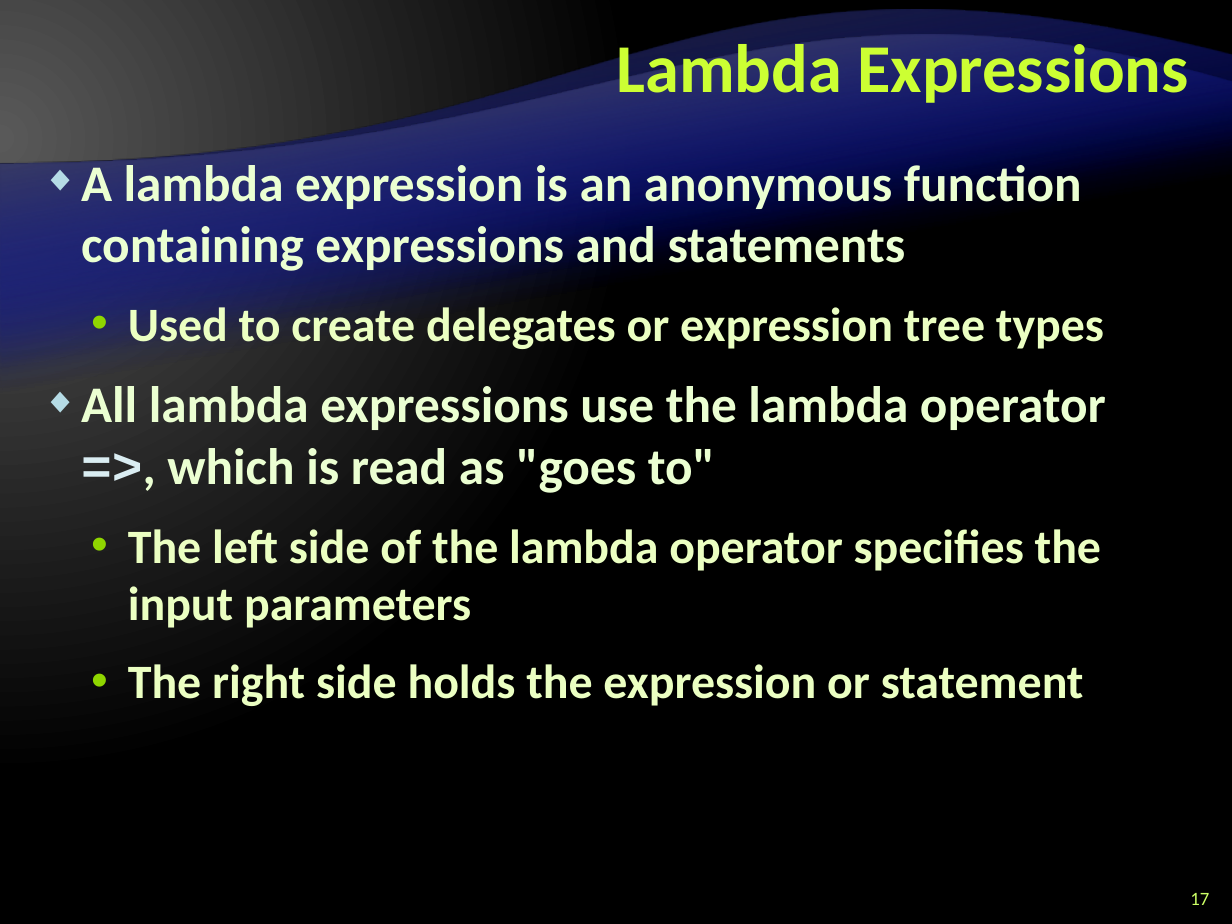
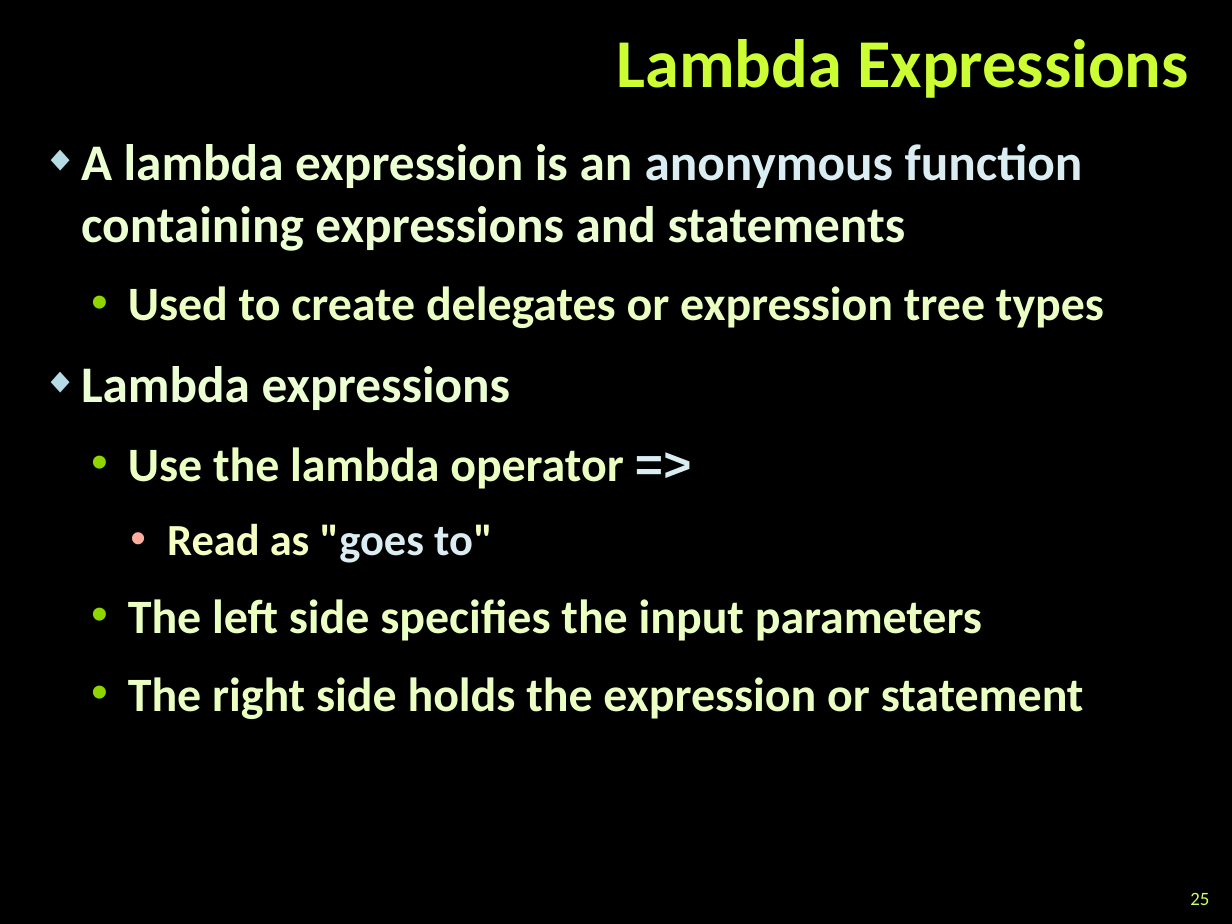
Before and after one commit to zlatkov/Telerik-Academy, a slide deck: slide 25 of C#OOP/Extension-Methods-Delegates-Lambda-LINQ.pptx (slide 17 before the commit). Drawn at 1232x924 pixels with LibreOffice and Linux fonts; fonts in the diff are those of the drawing; background and template pictures are left out. Boxes give left, top, right and bottom in pixels: in the first picture for what was removed or moved away, otherwise in the second. Text is boxed around its words. In the diff, an @@ line names an element or a change of style, - is before the commit and + after.

Commit message:
Added the new tasks to Extension Methods, Delegates,....

```diff
--- a/C#OOP/Extension-Methods-Delegates-Lambda-LINQ.pptx
+++ b/C#OOP/Extension-Methods-Delegates-Lambda-LINQ.pptx
@@ background gradient #595959 to #000000 to picture (left out) @@
@@ title "Lambda Expressions" rewrapped from box(617, 35, 1189, 103) to box(617, 39, 1189, 98) @@
@@ freeform shape removed at box(0, 55, 1232, 804) @@
@@ freeform shape removed at box(0, 55, 1232, 804) @@
@@ freeform shape removed at box(0, 83, 1232, 686) @@
@@ freeform shape removed at box(0, 83, 1232, 686) @@
@@ text "A lambda expression is an ...": place and size @@
-text "A lambda expression is an ..." at box(81, 158, 1106, 706)
+text "A lambda expression is an ..." at box(81, 144, 1104, 719)
@@ text at box(81, 144, 1083, 251): text colour #EBFFD2 to #DAEDF2 in "anonymous function" @@
@@ text at box(81, 366, 982, 641): text changed; size 30 to 28 pt; text colour #EBFFD2 to #EBFFC2 @@
-◆ All lambda expressions use the lambda operator =>, which is read as "goes to"
-  • The left side of the lambda operator specifies the input parameters
+◆ Lambda expressions
+  • Use the lambda operator =>
+    • Read as "goes to"
+  • The left side specifies the input parameters
@@ page number at box(1190, 893, 1209, 905): text changed @@
-17
+25
```
Also in this commit, not shown: 28 other slides changed, 22 slides added, 1 slide removed, 13 other files.
